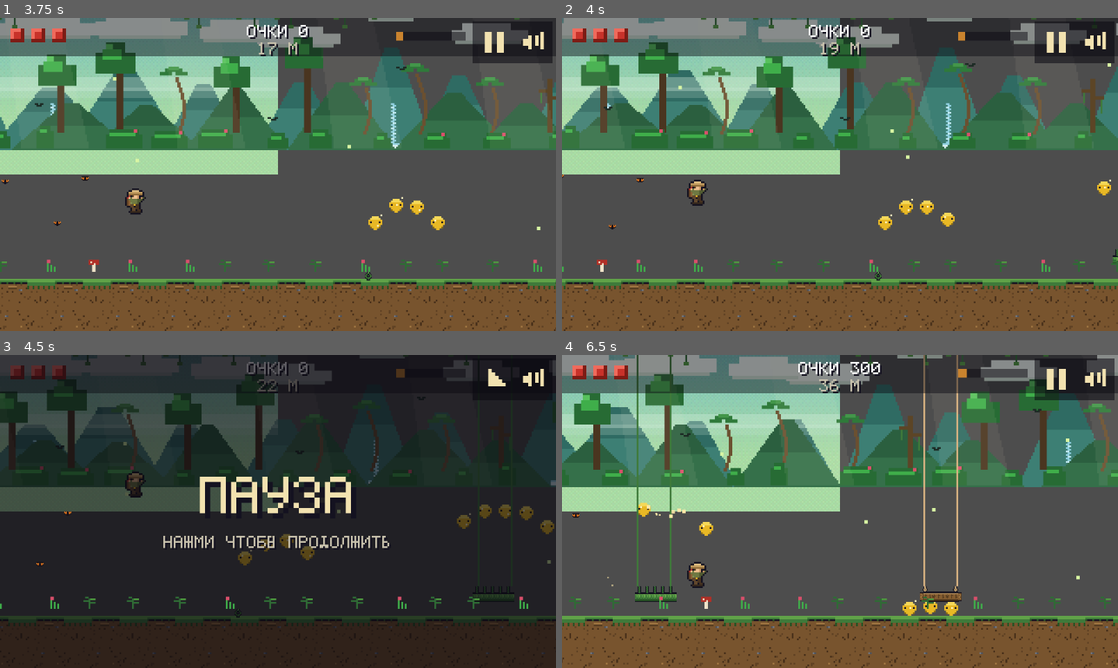
Above: before the commit, frames 1-4 (two rows, left to right).
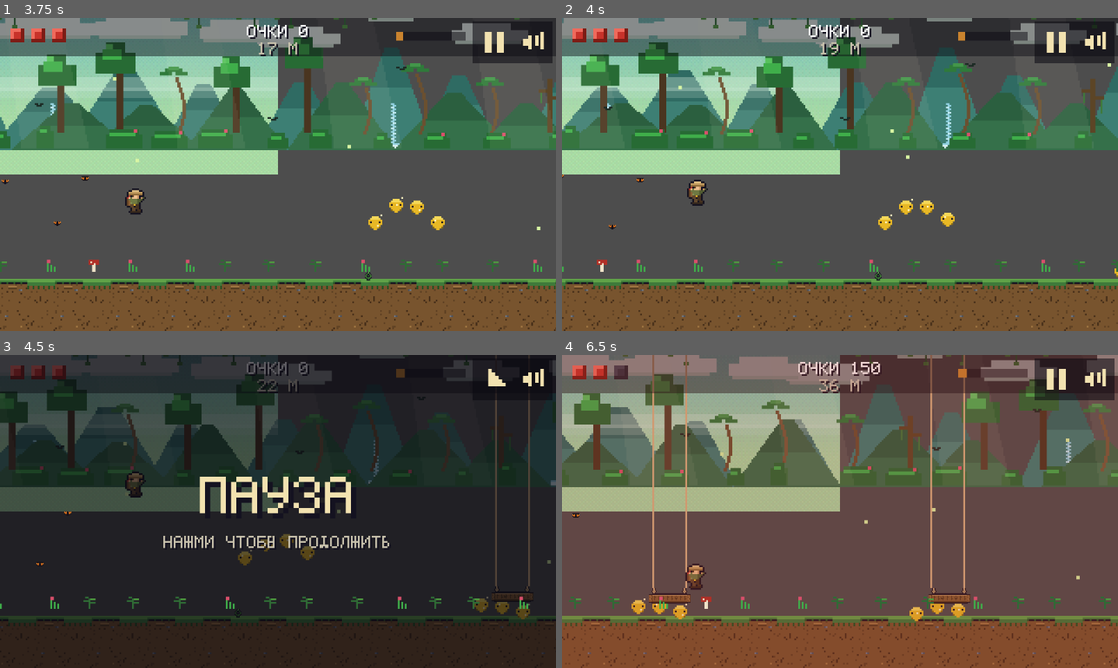
Above: after the commit, the same moments.

Repository: LilSnou/jungle-run
Game: Godot game, scene res://scenes/Main.tscn
Same seed, same stepped clock (60 frames per second), same inputs: the game is played once before the commit and once after it.
Inputs (mouse positions are in pixels of both pictures, inside the frame that each line leads up to):
- Up to frame 1 (3.75 s): tap Enter at 0.5 s; move the mouse to (400, 158) at 0.52 s; hold Up 0.53-1.28 s; tap M at 0.6, 2.85 s; click (400, 158) at 0.67 s; tap Space at 0.77, 1.07, 1.52, 1.82, 2.75, 3.02, 3.32 s; move the mouse to (166, 190) at 1.27 s; hold Down 1.28-2.03 s; tap X at 1.35, 3.6 s; move the mouse to (333, 105) at 2.02 s; hold Up 2.03-3.53 s; tap P at 2.1 s; move the mouse to (250, 237) at 2.77 s; click (250, 237) at 2.92 s; move the mouse to (444, 221) at 3.52 s; hold Down from 3.53 s (still down)
- Up to frame 2 (4 s): keep holding Down; tap Space at 3.77 s
- Up to frame 3 (4.5 s): keep holding Down; tap Space at 4.07 s; move the mouse to (111, 464) at 4.27 s; tap P at 4.35 s
- Up to frame 4 (6.5 s): tap Space at 4.52, 4.82, 6.02, 6.32 s; move the mouse to (867, 511) at 5.02 s; tap M at 5.1 s; click (867, 511) at 5.17 s; move the mouse to (756, 433) at 5.77 s; release Down at 5.78 s; hold Up from 5.78 s (still down); tap X at 5.85 s

Frame 1 is identical in both runs. In frame 2, 0.1% of the frame differs, in the area x 96-100%, y 51-83%; in frame 3, 1.1%; in frame 4, 31%, in the area x 0-100%, y 0-100%.
Error in both runs: Invalid call to function 'Node(AudioManager.gd)::toggle_mute (Callable)'. Expected 0 argument(s). (res://scripts/core/EventBus.gd:30)

Commit message:
Фиксы в обеих версиях: урон от падения в яму, возврат сердечек, лимит скольжения 5с, стомп убивает врага, враги обходят ямы и падают в них; Android APK пересобран со всеми текстурами (v1.0.1)

Diff:
--- a/godot/scripts/entities/Player.gd
+++ b/godot/scripts/entities/Player.gd
@@ -17,6 +17,8 @@
 const SLIDE_H := 7
 const STAND_W := 10
 const SLIDE_W := 12
+const SLIDE_MAX := 5.0      # с — максимум непрерывного скольжения
+const SLIDE_COOLDOWN := 0.8 # с — пауза после лимита до следующего приседа
 
 # Кадры composed-листа Art.composed_player():
 const F_RUN := 0     # +8 кадров цикла бега
@@ -32,6 +34,8 @@
 var _coyote := 0.0
 var _buffer := 0.0
 var _sliding := false
+var _slide_time := 0.0    # сколько секунд уже скользим (лимит SLIDE_MAX)
+var _slide_cooldown := 0.0 # пауза после лимита — нельзя «шагать» приседом
 var _invuln := 0.0
 var _knock := 0.0
 var _anim_time := 0.0
@@ -102,6 +106,8 @@
 	_coyote = 0.0
 	_buffer = 0.0
 	_sliding = false
+	_slide_time = 0.0
+	_slide_cooldown = 0.0
 	_invuln = 0.0
 	_knock = 0.0
 	_is_down = false
@@ -165,9 +171,10 @@
 
 
 func _start_slide() -> void:
-	if _sliding:
+	if _sliding or _slide_cooldown > 0.0:
 		return
 	_sliding = true
+	_slide_time = 0.0
 	y += STAND_H - SLIDE_H
 	h = SLIDE_H
 	w = SLIDE_W
@@ -211,11 +218,17 @@
 	_buffer = maxf(0.0, _buffer - dt)
 	_coyote = maxf(0.0, _coyote - dt)
 
-	# --- скольжение (кнопка удерживается; вставать под бревном нельзя) ---
+	# --- скольжение (кнопка удерживается; вставать под бревном нельзя;
+	#     непрерывное скольжение ограничено SLIDE_MAX секундами) ---
 	if _on_ground and input.is_down("slide") and not input.was_pressed("jump"):
 		_start_slide()
 	elif _sliding and not input.is_down("slide") and not world.has_overhead(self):
 		_stop_slide()
+	if _sliding:
+		_slide_time += dt
+		if _slide_time >= SLIDE_MAX and not world.has_overhead(self):
+			_stop_slide()
+			_slide_cooldown = SLIDE_COOLDOWN
 
 	# --- гравитация ---
 	_vy += Config.GRAVITY * dt
@@ -234,16 +247,18 @@
 	else:
 		_on_ground = false
 
-	# --- падение в яму ---
+	# --- падение в яму (урон НАНОСИМ ДО возрождения: respawn ставит
+	#     неуязвимость, и take_damage после него заблокировался бы) ---
 	if y > Config.GROUND_Y + 90:
 		EventBus.emit("player:fall")
 		var respawn_x: float = world.find_safe_ground(x)
+		take_damage(1)
 		respawn(respawn_x)
-		take_damage(1)
 
 	# --- таймеры ---
 	_invuln = maxf(0.0, _invuln - dt)
 	_knock = maxf(0.0, _knock - dt)
+	_slide_cooldown = maxf(0.0, _slide_cooldown - dt)
 	_anim_time += dt
 
 	# --- пыль под ногами и от скольжения ---
--- a/godot/scripts/entities/enemies/Bat.gd
+++ b/godot/scripts/entities/enemies/Bat.gd
@@ -26,6 +26,10 @@
 	return false  # сверху её не возьмёшь
 
 
+func flies() -> bool:
+	return true  # летает — спокойно проходит над ямами
+
+
 func update(dt: float) -> void:
 	tick(dt)
 	x -= DRIFT * dt
--- a/godot/scripts/entities/enemies/Enemy.gd
+++ b/godot/scripts/entities/enemies/Enemy.gd
@@ -10,14 +10,21 @@
 var _anim_time := 0.0
 var _stomped := false
 var _flash := 0.0
+var _falling := false
+var _fall_vy := 0.0
 
 
 func damage_on_touch() -> bool:
-	return true
+	return not _falling
 
 
 func stompable() -> bool:
-	return not _stomped
+	return not _stomped and not _falling
+
+
+## Летает ли враг (летучие мыши спокойно летают над ямами).
+func flies() -> bool:
+	return false
 
 
 var anim_time: float:
@@ -25,12 +32,18 @@
 		return _anim_time
 
 
-## Игрок прыгнул на голову: враг побеждён.
+var falling: bool:
+	get:
+		return _falling
+
+
+## Игрок прыгнул на голову: враг побеждён (исчезает с искрами).
 func on_stomp(_player) -> void:
 	_stomped = true
 	_flash = 0.12
 	world.spawn_particles(x + w / 2.0, y + h / 2.0, Color.html("#f2e2b0"), 8, -80.0)
 	EventBus.emit("enemy:stomped", {"enemy": self})
+	kill() # победа «в прыжке» — враг умирает и исчезает
 
 
 ## Игрок коснулся сбоку: враг «уходит», игрок получает урон (World решает).
@@ -52,3 +65,19 @@
 func _kill_if_offscreen() -> void:
 	if x < world.camera.x - 40:
 		kill()
+
+
+## Наземные враги у края ямы проваливаются в неё: начинают падать,
+## теряют способность наносить урон и исчезают в бездне.
+## Возвращает true, пока враг падает (потомки прерывают update).
+func fall_if_no_ground(dt: float) -> bool:
+	if _falling:
+		_fall_vy += Config.GRAVITY * dt
+		y += _fall_vy * dt
+		if y > Config.GROUND_Y + 80.0:
+			kill()
+		return true
+	if world != null and not world.is_ground_at(x + w * 0.5):
+		_falling = true
+		_fall_vy = 0.0
+	return false
--- a/godot/scripts/entities/enemies/Jaguar.gd
+++ b/godot/scripts/entities/enemies/Jaguar.gd
@@ -22,6 +22,8 @@
 
 func update(dt: float) -> void:
 	tick(dt)
+	if fall_if_no_ground(dt):
+		return  # у края ямы — проваливается в неё
 	var player = world.player
 	var dx: float = player.x - x
 
--- a/godot/scripts/entities/enemies/Snake.gd
+++ b/godot/scripts/entities/enemies/Snake.gd
@@ -17,6 +17,8 @@
 
 func update(dt: float) -> void:
 	tick(dt)
+	if fall_if_no_ground(dt):
+		return  # у края ямы — проваливается в неё
 	x -= SLITHER * dt   # приползает навстречу
 	sprite.frame = frame_by(0.25, 4)
 	_kill_if_offscreen()
--- a/godot/scripts/entities/enemies/Warrior.gd
+++ b/godot/scripts/entities/enemies/Warrior.gd
@@ -23,6 +23,8 @@
 
 func update(dt: float) -> void:
 	tick(dt)
+	if fall_if_no_ground(dt):
+		return  # у края ямы — проваливается в неё
 	var player = world.player
 	var dx: float = player.x - x
 
--- /dev/null
+++ b/godot/scripts/entities/items/Heart.gd
@@ -0,0 +1,19 @@
+#
+# Heart — сердечко: возвращает одно сердце жизни (если оно потеряно).
+# Парит на месте, слегка покачиваясь (Item), и слабо мерцает при сборе.
+class_name Heart
+extends Item
+
+
+func _init(ex: float, ey: float) -> void:
+	super(ex, ey, 8, 8)
+	# якорь (0,0): арт 8x8 ложится на хитбокс ровно
+	make_sprite("heart", 0.0, 0.0, false)
+
+
+func on_collect(player) -> void:
+	if player.heal():
+		EventBus.emit("heart:collected", {"heart": self})
+	else:
+		# жизнь полна — сердечко засчитывается как очки (утешение)
+		EventBus.emit("idol:collected", {"idol": self, "silent": true})
--- a/godot/scripts/game/Main.gd
+++ b/godot/scripts/game/Main.gd
@@ -67,6 +67,7 @@
 	EventBus.on("warrior:throw", _sfx_click)
 	EventBus.on("enemy:alert", _sfx_click)
 	EventBus.on("idol:collected", _sfx_coin)
+	EventBus.on("heart:collected", _sfx_heart)
 	EventBus.on("biome:changed", _on_biome_changed)
 	EventBus.on("victory", _on_victory)
 	EventBus.on("ui:pause", _on_ui_pause)
@@ -107,6 +108,10 @@
 func _sfx_coin(p) -> void:
 	if not (p is Dictionary and p.get("silent", false)):
 		AudioManager.play("coin")
+
+
+func _sfx_heart(_p) -> void:
+	AudioManager.play("heart")
 
 
 func _on_biome_changed(p) -> void:
--- a/godot/scripts/gfx/Art.gd
+++ b/godot/scripts/gfx/Art.gd
@@ -25,6 +25,7 @@
 	"jaguar": [16, 14, 6],
 	"warrior": [16, 15, 4],
 	"idol": [8, 8, 4],
+	"heart": [8, 8, 1],
 	"spear": [12, 4, 1],
 	"log1": [48, 18, 1],
 	"log2": [48, 18, 1],
--- a/godot/scripts/world/Factories.gd
+++ b/godot/scripts/world/Factories.gd
@@ -60,6 +60,8 @@
 	match type:
 		"idol":
 			return Idol.new(x, y)
+		"heart":
+			return Heart.new(x, y)
 	return null
 
 
--- a/godot/scripts/world/JungleBiome.gd
+++ b/godot/scripts/world/JungleBiome.gd
@@ -95,6 +95,8 @@
 			"spawns": [{"type": "vine1", "at": 60.0}, {"type": "snake", "at": 134.0}], "items": []}},
 		{"weight": 1.5 if d > 0.45 else 0.0, "value": {"length": 190.0,
 			"spawns": [{"type": "pit", "at": 50.0, "w": 34.0}, {"type": "snake", "at": 134.0}], "items": []}},
+		{"weight": 0.6, "value": {"length": 130.0, "spawns": [],
+			"items": [{"type": "heart", "at": 60.0, "alt": 32.0}]}},
 	]
 	var picked: Variant = Biome.weighted_pick(rng, table)
 	return picked.call(d) if picked is Callable else picked
--- a/godot/scripts/world/TempleBiome.gd
+++ b/godot/scripts/world/TempleBiome.gd
@@ -124,6 +124,8 @@
 			"spawns": [{"type": "beam", "at": 55.0}, {"type": "spikes", "at": 130.0}], "items": []}},
 		{"weight": 2.0 if d > 0.3 else 0.0, "value": {"length": 165.0,
 			"spawns": [{"type": "log2", "at": 70.0}], "items": Biome.idol_arc(46, 4, 44)}},
+		{"weight": 0.5, "value": {"length": 130.0, "spawns": [],
+			"items": [{"type": "heart", "at": 60.0, "alt": 32.0}]}},
 	]
 	var picked: Variant = Biome.weighted_pick(rng, table)
 	return picked.call(d) if picked is Callable else picked
--- a/godot/scripts/world/VillageBiome.gd
+++ b/godot/scripts/world/VillageBiome.gd
@@ -92,6 +92,8 @@
 			"spawns": [{"type": "jaguar", "at": 150.0}], "items": []}},
 		{"weight": 1.5 if d > 0.4 else 0.0, "value": {"length": 195.0,
 			"spawns": [{"type": "pit", "at": 46.0, "w": 34.0}, {"type": "warrior", "at": 140.0}], "items": []}},
+		{"weight": 0.6, "value": {"length": 130.0, "spawns": [],
+			"items": [{"type": "heart", "at": 60.0, "alt": 32.0}]}},
 	]
 	var picked: Variant = Biome.weighted_pick(rng, table)
 	return picked.call(d) if picked is Callable else picked
--- a/godot/scripts/world/World.gd
+++ b/godot/scripts/world/World.gd
@@ -33,6 +33,7 @@
 var _biome_index := 0
 var _loop := 0
 var _spawn_cursor := 0.0
+var _hearts_this_biome := 0  # сколько сердечек уже упало на этой локации
 var _next_biome_at := float(Config.TRANSITION_EVERY)
 var _rng: Callable
 var _shake := 0.0
@@ -164,6 +165,7 @@
 	_biome_start_dist = 0
 	_trans_t = 1.0
 	_statue_clear_until = -100000.0
+	_hearts_this_biome = 0
 	_bg_cur.modulate.a = 1.0
 	_ground_cur.modulate.a = 1.0
 	_fg_cur.modulate.a = 1.0
@@ -339,7 +341,11 @@
 			continue
 		var enemy := Factories.create_enemy(s.type, sx, s)
 		if enemy != null:
-			add_enemy(enemy)
+			# наземные враги не спавнятся над ямой (летающие — можно)
+			if enemy.flies() or is_ground_at(sx + enemy.w * 0.5):
+				add_enemy(enemy)
+			else:
+				enemy.free()  # объект ещё не в дереве — освобождаем сразу
 			continue
 		var dec := Factories.create_decor(s.type, sx, s)
 		if dec != null and _decor_spot_free(dec, sx):
@@ -414,9 +420,29 @@
 func _generate() -> void:
 	var ahead: float = player.x + Config.WIDTH + 120.0
 	while _spawn_cursor < ahead:
-		var pattern: Dictionary = biome.with_decor(biome.get_pattern(difficulty()))
+		var pattern: Dictionary = biome.with_decor(_with_heart_guarantee(biome.get_pattern(difficulty())))
 		_spawn_pattern(pattern, _spawn_cursor)
+		for it: Dictionary in pattern.get("items", []):
+			if it.type == "heart":
+				_hearts_this_biome += 1
 		_spawn_cursor += float(pattern.length) + floorf(_rng.call() * 36.0)
+
+
+## Гарантия сердечек на каждой локации: как минимум одно (к ~30% пути),
+## второе — с шансом на вторую половину. Недостающее подставляем сами.
+func _with_heart_guarantee(pattern: Dictionary) -> Dictionary:
+	var p := biome_progress()
+	if _hearts_this_biome == 0 and p > 0.3:
+		return _heart_pattern()
+	if _hearts_this_biome == 1 and p > 0.7 and _rng.call() < 0.5:
+		return _heart_pattern()
+	return pattern
+
+
+## Паттерн с одним сердечком на уровне пояса (под прыжок-подбор).
+func _heart_pattern() -> Dictionary:
+	return {"length": 140.0, "spawns": [],
+		"items": [{"type": "heart", "at": 60.0, "alt": 34.0}]}
 
 
 ## Смена локации.
@@ -438,6 +464,7 @@
 	_install_biome(biome)
 	_biome_start_dist = distance  # скорость и сложность стартуют заново
 	_statue_clear_until = -100000.0
+	_hearts_this_biome = 0
 	# убираем «предыдущую» локацию впереди игрока
 	_filter_ahead(_obstacles, _obstacles_root)
 	_filter_ahead(_enemies, _enemies_root)
@@ -619,13 +646,12 @@
 		return
 	if not Config.rects_overlap(hb, e.hitbox()):
 		return
-	if player.invulnerable or player.is_down:
-		return
-
-	# прыжок на врага
+	# прыжок на врага (работает и во время неуязвимости — стомп не «теряется»)
 	if e.stompable() and player.vy > 0.0 and feet - e.y < 14.0:
 		(e as Enemy).on_stomp(player)
 		player.bounce()
+		return
+	if player.invulnerable or player.is_down:
 		return
 	var hit: bool = player.take_damage(1)
 	if hit:
Binary file added: godot/assets/sprites/heart.png
Not shown, added: godot/assets/sprites/heart.png.import
Not shown, changed: godot/export_presets.cfg
Not shown, added: godot/scripts/entities/items/Heart.gd.uid
Not shown, added: godot/test/Shot.gd.uid
